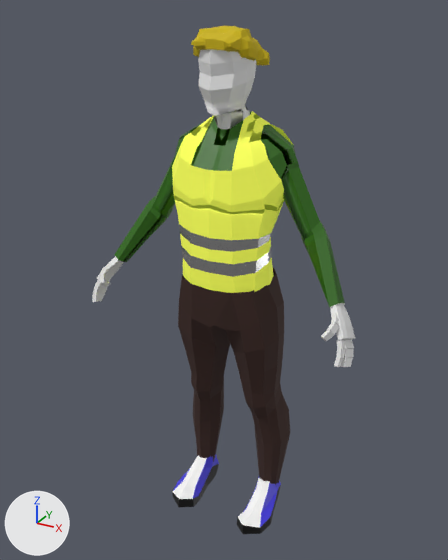
Two versions of the OBJ model Assets/Blender/NPC_2.obj, one commit apart.
Before and after are seen from a 50 mm camera at (2.72, -4.71, 5.32) aimed at (-0.07, 0.36, 2.78). Every picture has the same lights, and +X, +Y and +Z are marked at lower left. The older version comes first. Where no turn or scale is listed for an object, it has been applied to the vertices.

Names of what the first picture shows: 'Jacket', 'Pants', 'Reduced_Body', 'Shoes', 'Sphere'.
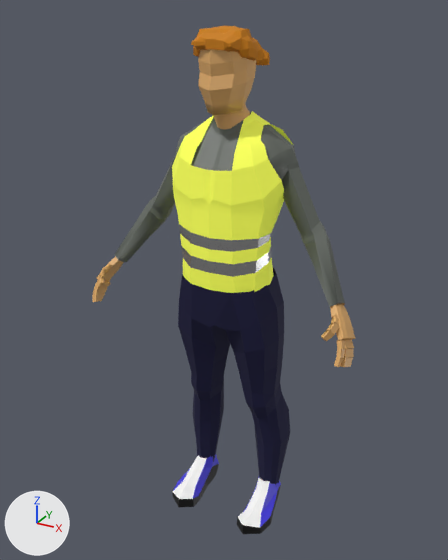
What changed in the scene script:
```text
Change mat_blue_jeans:
    mat_blue_jeans.base_color: (0.0427, 0.0165, 0.0122) -> (0.0038, 0.00342, 0.0427)  # brown #3a231d -> dark blue #0c0b3a
Change mat_skin:
    mat_skin.base_color: (0.8, 0.8, 0.8) -> (0.745, 0.413, 0.141)  # white #e7e7e7 -> orange #e0ac69
Change mat_top:
    mat_top.base_color: (0.0226, 0.137, 0.0) -> (0.122, 0.137, 0.118)  # dark green #296700 -> dark grey #626760
Change mat_brown_hair:
    mat_brown_hair.base_color: (0.6, 0.455, 0.00605) -> (0.6, 0.212, 0.00674)  # yellow #cbb412 -> orange #cb7f13
Change me_jacket:
    where me_jacket.from_pydata(...)  # 197 vertices, 172 faces; spans x -0.57..0.57, y -0.05..0.75, z 2.84..4.46
    used by ob_jacket; location = (0.0, 0.0, 0.0)
    me_jacket part 1
    116 faces are deleted
    90 new faces join them, mat_yellow_jacket (yellow #f7f957, glowing dark green #69791e)
    26 new faces join them, mat_reflective (light grey #bfbfbf)
```

Changed parts and their boxes [x1, y1, x2, y2] in the pictures (448 x 560 px; the box of a moved part takes in the faces that stretch with it):
'Pants', recoloured
    both: [178, 273, 290, 485]
'Reduced_Body', recoloured
    both: [92, 49, 355, 367]
'Sphere', recoloured (yellow to orange)
    both: [191, 26, 270, 65]
part 1 of me_jacket, moved or reshaped
    both: [174, 117, 293, 293]
